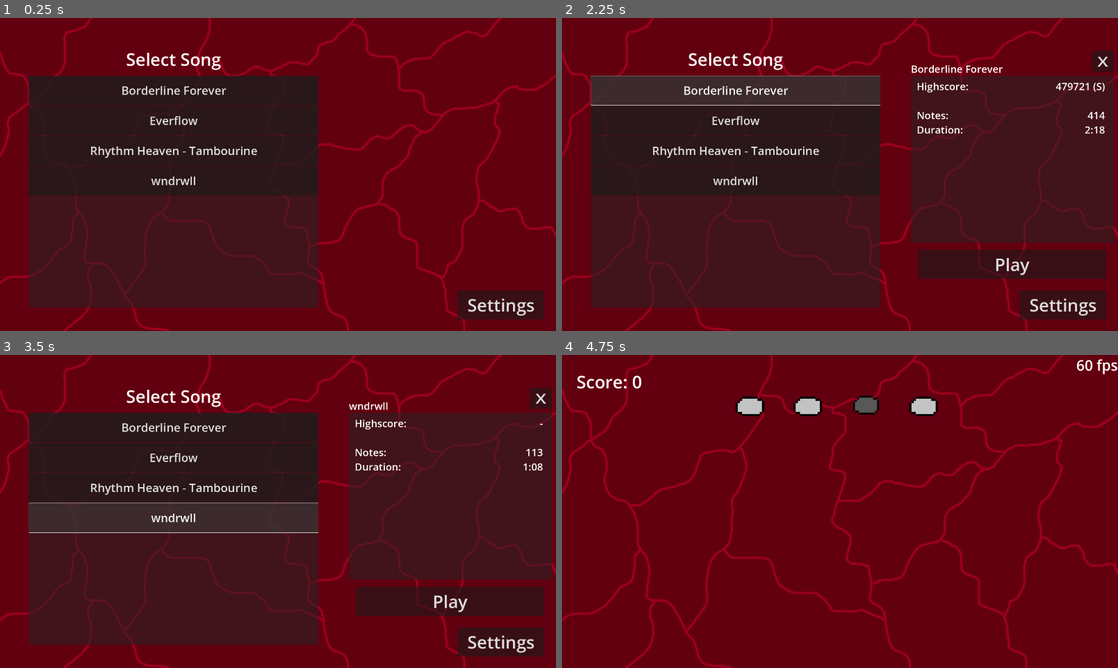
Above: before the commit, frames 1-4 (two rows, left to right).
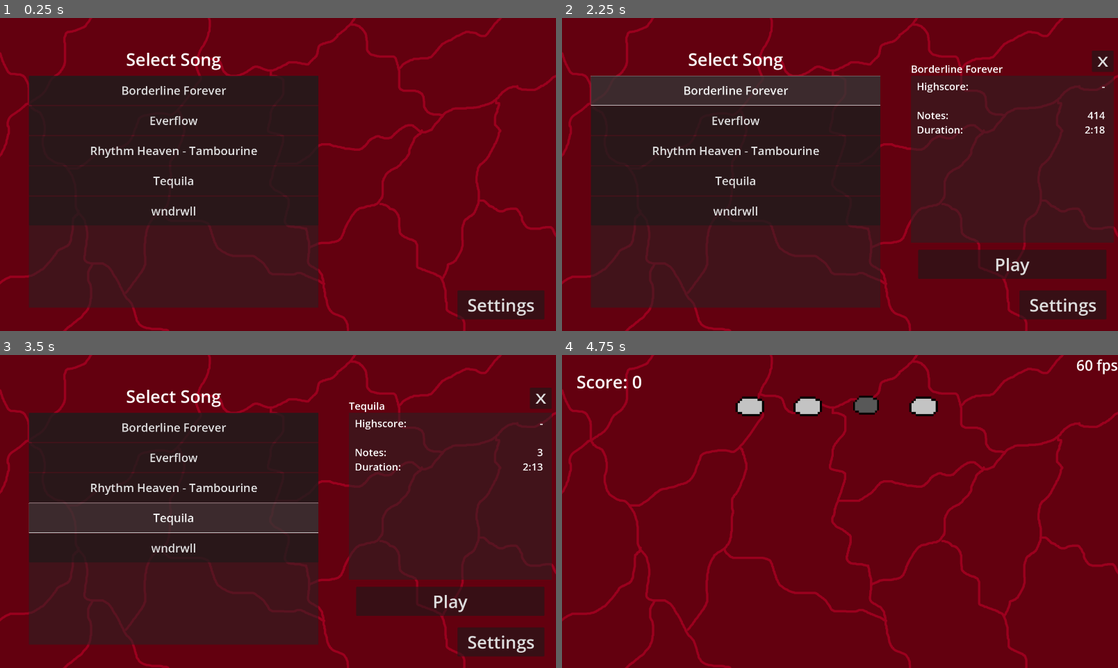
Above: after the commit, the same moments.

Repository: rlett/beats-of-godot-mind
Game: Godot game, scene res://Scenes/main.tscn
Two runs of this game, one before a commit and one after it. Both use one fixed random seed, a clock stepped at 60 frames per second and the inputs below.
Inputs (mouse positions are in pixels of both pictures, inside the frame that each line leads up to):
- Up to frame 1 (0.25 s): no input
- Up to frame 2 (2.25 s): click "Settings" at 0.5 s; click "Back" at 1.25 s; click "Borderline Forever" at 2 s
- Up to frame 3 (3.5 s): click (172, 517) at 2.75 s, where only the run after the commit has a clickable "Tequila"
- Up to frame 4 (4.75 s): click "Play" at 3.5 s; tap Enter at 4.25 s; hold D from 4.28 s (still down); tap F at 4.35 s

The runs differ from the first frame. In frame 1, 0.5% of the frame differs, in the area x 12-53%, y 50-67%; in frame 2, 0.6%; in frame 3, 0.7%, in the area x 12-98%, y 14-67%; in frame 4, nothing differs.
Error after the commit: Parse Error: Identifier "position" not declared in the current scope. (res://Scripts/Note.gd:8)

Commit message:
Visualization Changes

Diff:
--- a/Data/Charts/Borderline Forever/records.json
+++ /dev/null
@@ -1,3 +0,0 @@
-{
-	"score": 479721
-}
--- a/Data/Charts/Everflow/records.json
+++ /dev/null
@@ -1,3 +0,0 @@
-{
-	"score": 87286
-}
--- a/Data/Charts/Rhythm Heaven - Tambourine/records.json
+++ /dev/null
@@ -1,3 +0,0 @@
-{
-	"score": 98365
-}
--- /dev/null
+++ b/Data/Charts/Tequila/chart.json
@@ -0,0 +1,13 @@
+{
+	"name": "Tequila",
+	"difficulty": "Tequila",
+	"startDelay": 0,
+	"tempo": 180,
+	"finishBeat": 400,
+	"clip": "Audio/rhythm-heaven-fever-tambourine-perfect",
+	"timings": [
+		{"beat": 156.0, "noteID": 1},
+		{"beat": 285.0, "noteID": 1},
+		{"beat": 381.0, "noteID": 1},
+	]
+}
--- a/Scenes/PlayGame.tscn
+++ b/Scenes/PlayGame.tscn
@@ -6,8 +6,12 @@
 [ext_resource type="PackedScene" uid="uid://dqr1msn4180jm" path="res://Scenes/FPS.tscn" id="4_l3up1"]
 [ext_resource type="AudioStream" uid="uid://cqpuafn7joss5" path="res://Data/Charts/wndrwll/audio.mp3" id="5_evwxi"]
 [ext_resource type="AudioStream" uid="uid://1ob7dy7dgydk" path="res://Data/Audio/click.wav" id="6_ijjr5"]
-
-[node name="Node2D" type="Node2D"]
+[ext_resource type="Texture2D" uid="uid://d25nko2mh8l7d" path="res://Assets/perfect_msg.png" id="7_40r0u"]
+[ext_resource type="Texture2D" uid="uid://bicnw8ykwm64w" path="res://Assets/good_msg.png" id="8_0ofiy"]
+[ext_resource type="Texture2D" uid="uid://de717ck4uq01u" path="res://Assets/okay_msg.png" id="9_ikp3m"]
+[ext_resource type="Texture2D" uid="uid://m1265kw4ajk7" path="res://Assets/miss_msg.png" id="10_h66yc"]
+
+[node name="Game" type="Node2D"]
 script = ExtResource("1_2rahi")
 
 [node name="Background" type="Sprite2D" parent="."]
@@ -44,7 +48,7 @@
 
 [node name="SoundEffects" type="AudioStreamPlayer" parent="."]
 stream = ExtResource("6_ijjr5")
-volume_db = 1.0
+volume_db = -10.0
 
 [node name="Score" type="Label" parent="."]
 offset_left = 50.0
@@ -63,3 +67,161 @@
 theme_override_colors/font_color = Color(0.768627, 0.768627, 0.768627, 1)
 theme_override_font_sizes/font_size = 40
 text = "High Score: 0"
+
+[node name="Vignette" type="ColorRect" parent="."]
+visible = false
+offset_right = 1920.0
+offset_bottom = 1080.0
+color = Color(0.00392157, 0.00392157, 0.00392157, 0.666667)
+
+[node name="Countdown" type="Label" parent="."]
+visible = false
+offset_left = 760.0
+offset_top = 440.0
+offset_right = 1160.0
+offset_bottom = 580.0
+theme_override_font_sizes/font_size = 100
+text = "3"
+horizontal_alignment = 1
+
+[node name="Pause" type="Node2D" parent="."]
+visible = false
+
+[node name="Pause Text" type="Label" parent="Pause"]
+offset_left = 760.0
+offset_top = 240.0
+offset_right = 1160.0
+offset_bottom = 380.0
+theme_override_font_sizes/font_size = 100
+text = "PAUSED"
+horizontal_alignment = 1
+
+[node name="Resume" type="Button" parent="Pause"]
+offset_left = 810.0
+offset_top = 540.0
+offset_right = 1110.0
+offset_bottom = 640.0
+tooltip_text = "Load the game."
+theme_override_font_sizes/font_size = 60
+action_mode = 0
+text = "Resume"
+
+[node name="Quit" type="Button" parent="Pause"]
+offset_left = 810.0
+offset_top = 690.0
+offset_right = 1110.0
+offset_bottom = 790.0
+tooltip_text = "Load the game."
+theme_override_font_sizes/font_size = 60
+action_mode = 0
+text = "Quit"
+
+[node name="FinalScore" type="Node2D" parent="."]
+visible = false
+
+[node name="ProceedButton" type="Button" parent="FinalScore"]
+offset_left = 760.0
+offset_top = 940.0
+offset_right = 1160.0
+offset_bottom = 1040.0
+tooltip_text = "Load the game."
+theme_override_font_sizes/font_size = 60
+action_mode = 0
+text = "Continue"
+
+[node name="FinalScoreText" type="Label" parent="FinalScore"]
+visible = false
+offset_left = 325.0
+offset_top = 280.0
+offset_right = 1425.0
+offset_bottom = 420.0
+theme_override_font_sizes/font_size = 100
+text = "Final Score:"
+
+[node name="LetterGrade" type="Label" parent="FinalScore"]
+visible = false
+offset_left = 1586.0
+offset_top = 241.0
+offset_right = 1786.0
+offset_bottom = 449.0
+theme_override_font_sizes/font_size = 150
+text = "C"
+horizontal_alignment = 1
+
+[node name="FinalScore" type="Label" parent="FinalScore"]
+visible = false
+offset_left = 325.0
+offset_top = 280.0
+offset_right = 1425.0
+offset_bottom = 420.0
+theme_override_font_sizes/font_size = 100
+text = "0"
+horizontal_alignment = 2
+
+[node name="Perfect" type="Node2D" parent="FinalScore"]
+visible = false
+
+[node name="Perfects" type="Label" parent="FinalScore/Perfect"]
+offset_left = 960.0
+offset_top = 450.0
+offset_right = 1210.0
+offset_bottom = 536.0
+theme_override_font_sizes/font_size = 60
+text = "0"
+horizontal_alignment = 2
+
+[node name="PerfectMsg" type="Sprite2D" parent="FinalScore/Perfect"]
+position = Vector2(733, 500.5)
+texture = ExtResource("7_40r0u")
+
+[node name="Good" type="Node2D" parent="FinalScore"]
+visible = false
+
+[node name="GoodMsg" type="Sprite2D" parent="FinalScore/Good"]
+position = Vector2(813, 610.5)
+texture = ExtResource("8_0ofiy")
+
+[node name="Goods" type="Label" parent="FinalScore/Good"]
+offset_left = 960.0
+offset_top = 560.0
+offset_right = 1210.0
+offset_bottom = 646.0
+theme_override_font_sizes/font_size = 60
+text = "0"
+horizontal_alignment = 2
+
+[node name="Okay" type="Node2D" parent="FinalScore"]
+visible = false
+
+[node name="Okays" type="Label" parent="FinalScore/Okay"]
+offset_left = 960.0
+offset_top = 670.0
+offset_right = 1210.0
+offset_bottom = 756.0
+theme_override_font_sizes/font_size = 60
+text = "0"
+horizontal_alignment = 2
+
+[node name="OkayMsg" type="Sprite2D" parent="FinalScore/Okay"]
+position = Vector2(816, 720.5)
+texture = ExtResource("9_ikp3m")
+
+[node name="Miss" type="Node2D" parent="FinalScore"]
+visible = false
+
+[node name="Misses" type="Label" parent="FinalScore/Miss"]
+offset_left = 960.0
+offset_top = 780.0
+offset_right = 1210.0
+offset_bottom = 866.0
+theme_override_font_sizes/font_size = 60
+text = "0"
+horizontal_alignment = 2
+
+[node name="MissMsg" type="Sprite2D" parent="FinalScore/Miss"]
+position = Vector2(818, 830.5)
+texture = ExtResource("10_h66yc")
+
+[connection signal="pressed" from="Pause/Resume" to="." method="_pause"]
+[connection signal="pressed" from="Pause/Quit" to="." method="_quit"]
+[connection signal="pressed" from="FinalScore/ProceedButton" to="." method="_quit"]
--- a/Scripts/Conductor.gd
+++ b/Scripts/Conductor.gd
@@ -13,6 +13,8 @@
 var record
 var chart
 var path
+var hitcounts = [0, 0, 0, 0]
+var scoretimer = 0
 
 var unpressed = preload("res://Assets/brainslot.png")
 var pressed = preload("res://Assets/brainslot_pressed.png")
@@ -51,6 +53,7 @@
 
 # Called every frame. 'delta' is the elapsed time since the previous frame.
 func _process(delta):
+	scoretimer += delta
 	# increase the timer
 	if(!paused):
 		timer += delta * chart.tempo / 60
@@ -73,7 +76,8 @@
 
 			numNote += 1
 		$Score.text = "Score: " + str(score)
-	if(timer > chart.finishBeat):
+	if(timer > chart.finishBeat && !paused):
+		paused = true
 		_songEnd()
 
 func _songEnd():
@@ -83,10 +87,43 @@
 		var recordsfile = FileAccess.open(path + "/records.json", FileAccess.WRITE_READ)
 		recordsfile.store_string(JSON.stringify(record, "\t"))
 		recordsfile.close()
+
+	$Vignette.show()
+	$FinalScore.show()
+	$FinalScore/Miss/Misses.text = str(0)
+	$FinalScore/Miss.show()
+	await get_tree().create_timer(0.75).timeout
+	$FinalScore/Okay/Okays.text = str(hitcounts[2])
+	$FinalScore/Okay.show()
+	await get_tree().create_timer(0.75).timeout
+	$FinalScore/Good/Goods.text = str(hitcounts[1])
+	$FinalScore/Good.show()
+	await get_tree().create_timer(0.75).timeout
+	$FinalScore/Perfect/Perfects.text = str(hitcounts[0])
+	$FinalScore/Perfect.show()
+	await get_tree().create_timer(0.75).timeout
+	$FinalScore/FinalScore.show()
+	$FinalScore/FinalScoreText.show()
+	$FinalScore/FinalScore.text = str(0)
+	scoretimer = 0
+	while(scoretimer < 1):
+		$FinalScore/FinalScore.text = str(floor(score * scoretimer))
+		await get_tree().create_timer(0.05).timeout
+	$FinalScore/FinalScore.text = str(score)
+	await get_tree().create_timer(0.5).timeout
+	$FinalScore/LetterGrade.text = _findRank(score / chart.timings.size())
+	$FinalScore/LetterGrade.show()
+
+func _findRank(ratio):
+	for i in range(14):
+		if(ratio > global.numranks[i]):
+			$FinalScore/LetterGrade.add_theme_color_override("font_color", global.coloranks[i])
+			return global.ranks[i]
+	$FinalScore/LetterGrade.add_theme_color_override("font_color", Color.DIM_GRAY)
+	return "F"
+
+func _quit():
 	get_tree().change_scene_to_file("res://Scenes/main.tscn")
-
-
-
 
 
 
@@ -170,24 +207,44 @@
 	if(mindist < 40):
 		regmsg._prepMove(slot, 0, rng.randf_range(-100, 100))
 		score += 1000
+		hitcounts[0] += 1
 	elif(mindist < 100):
 		regmsg._prepMove(slot, 1, rng.randf_range(-100, 100))
 		score += 800
+		hitcounts[1] += 1
 	elif(mindist < 160):
 		regmsg._prepMove(slot, 2, rng.randf_range(-100, 100))
 		score += 500
+		hitcounts[2] += 1
 	else:
 		regmsg._prepMove(slot, 2, rng.randf_range(-100, 100))
 		score += 200
+		hitcounts[2] += 1
 	score += (200 - floor(mindist))
 	areas[mindex].get_parent().queue_free()
 
 
 
 func _pause():
-	print(paused)
+
+	if !paused:
+		$Vignette.show()
+		$Pause.show()
+		paused = true
+	else:
+		$Pause.hide()
+		$Countdown.show()
+		$Countdown.text = "3"
+		await get_tree().create_timer(1).timeout
+		$Countdown.text = "2"
+		await get_tree().create_timer(1).timeout
+		$Countdown.text = "1"
+		await get_tree().create_timer(1).timeout
+		$Countdown.hide()
+		$Vignette.hide()
+		paused = false
+
 	var notes = $Notes.get_children()
 	for noteitem in notes:
 		noteitem._toggleMove()
-	paused = !paused
 	$Music.set_stream_paused(paused)
--- a/Scripts/Controller.gd
+++ b/Scripts/Controller.gd
@@ -64,6 +64,7 @@
 		records = JSON.parse_string(FileAccess.get_file_as_string(global.commonchart + global.songpath + "/records.json"))
 		$SongInfo/SongDetails/Highscore.text = str(records.score) + " (" + _findRank(records.score / chart.timings.size()) + ")"
 	else:
+		$SongInfo/SongDetails/Highscore.add_theme_color_override("font_color", Color.WHITE)
 		$SongInfo/SongDetails/Highscore.text = "-"
 
 	$SongInfo/Loading.hide()
@@ -79,7 +80,9 @@
 func _findRank(ratio):
 	for i in range(14):
 		if(ratio > global.numranks[i]):
+			$SongInfo/SongDetails/Highscore.add_theme_color_override("font_color", global.coloranks[i])
 			return global.ranks[i]
+	$SongInfo/SongDetails/Highscore.add_theme_color_override("font_color", Color.DIM_GRAY)
 	return "F"
 
 func _level():
--- a/Scripts/Note.gd
+++ b/Scripts/Note.gd
@@ -3,28 +3,24 @@
 var noteSpeed = 0
 var go = false
 
-# load textures for different notes
-
-# Called when the node enters the scene tree for the first time.
 func _startUp(speed, pos):
 	noteSpeed = speed
-	self.position.x = 660 + 200 * pos
-	self.position.y = 90 + speed*2
+	position.x = 660 + 200 * pos
+	# 90 is destination. ALWAYS TAKE 2 SECONDS FROM SPAWN TO HIT
+	position.y = 90 + speed*2
 
+# Is no go? GO! Is go? NO GO!
 func _toggleMove():
 	go = !go
 
-func _go():
-	go = true
-
-func _stop():
-	go = false
-
-# Called every frame. 'delta' is the elapsed time since the previous frame.
+# move
 func _process(delta):
 	if(go):
-		self.position.y -= noteSpeed * delta
-		if(self.position.y < -100):
+		position.y -= noteSpeed * delta
+		# save da world
+		# my final message.
+		if(position.y < -100):
+			# goodb ye
 			self.queue_free()
 
 func _set_texture(tex):
--- a/Scripts/Settings.gd
+++ b/Scripts/Settings.gd
@@ -1,10 +1,14 @@
 extends Node2D
 
+
+# "selected key" is the button you want to assign a key to
+# is -1 if no button should be assigned
 var selectedKey = -1
 var children
 
-# Called when the node enters the scene tree for the first time.
 func _ready():
+
+	# Assign the various buttons their correct text for keybinds
 	children = [
 		$NoteKeybinds/Note1/Primary1,
 		$NoteKeybinds/Note2/Primary1,
@@ -19,13 +23,18 @@
 	for i in range(8):
 		children[i].text = _formatButtText(global.keybinds[i])
 
+
+# Eventually this can contain more shit but for now just ASCII it out baby
 func _formatButtText(bind):
 	if(bind == KEY_NONE):
 		return "-"
 	return char(bind)
 
+
+# you press key? you want assign key? YOU GOT IT.
 func _unhandled_input(event):
 	if event is InputEventKey && event.pressed && !event.echo && selectedKey != -1:
+		# you press ESC? you want UNassign key? YOU GOT IT.
 		if event.keycode == KEY_ESCAPE && selectedKey > 3:
 			global.keybinds[selectedKey] = KEY_NONE
 			children[selectedKey].text = "-"
@@ -34,6 +43,7 @@
 			children[selectedKey].text = char(event.keycode)
 		selectedKey = -1
 
+# fucking guess what this do
 func _back():
 	get_tree().change_scene_to_file("res://Scenes/main.tscn")
 
--- a/Scripts/global.gd
+++ b/Scripts/global.gd
@@ -13,18 +13,27 @@
 }
 
 var ranks = [
-	"S+", "S",
+	"SSS", "S+", "S",
 	"A+", "A", "A-",
 	"B+", "B", "B-",
 	"C+", "C", "C-",
 	"D+", "D", "D-"
 ]
+
 var numranks = [
-	1175, 1150,
+	1195, 1175, 1150,
 	1100, 1075, 1050,
 	1000, 975, 950,
 	900, 850, 800,
 	700, 600, 500
+]
+
+var coloranks = [
+	Color.GOLDENROD, Color.FUCHSIA, Color.FUCHSIA,
+	Color.FOREST_GREEN, Color.FOREST_GREEN, Color.FOREST_GREEN,
+	Color.GOLD, Color.GOLD, Color.GOLD,
+	Color.ORANGE, Color.ORANGE, Color.ORANGE,
+	Color.DARK_RED, Color.DARK_RED, Color.DARK_RED,
 ]
 
 # beykinds
Not shown, added: Data/Charts/Tequila/audio.mp3.import
Not shown: 1 places in Scenes/PlayGame.tscn that only renumber resources
Not shown, added: export_presets.cfg
Not shown, added: Data/Charts/Tequila/audio.mp3
